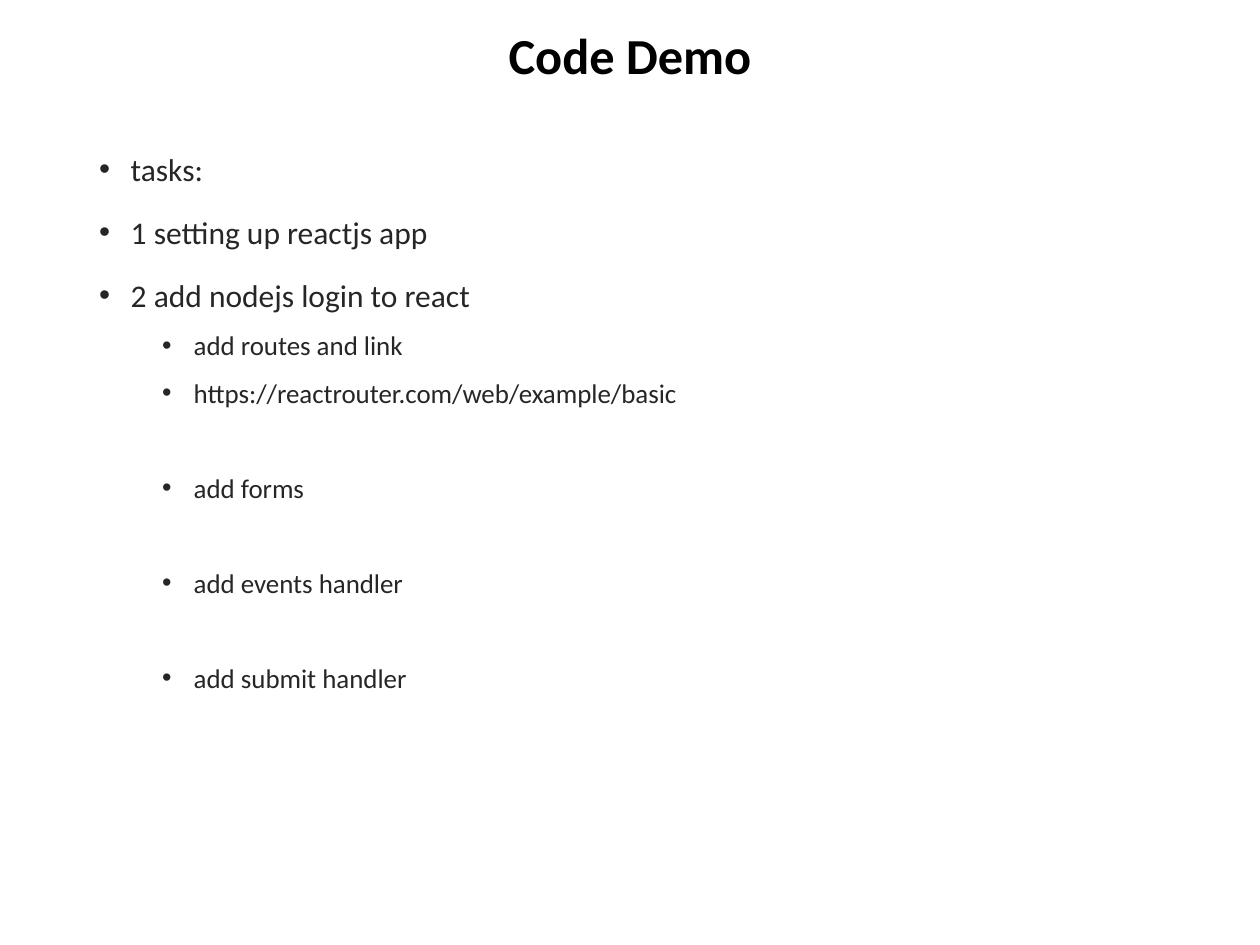
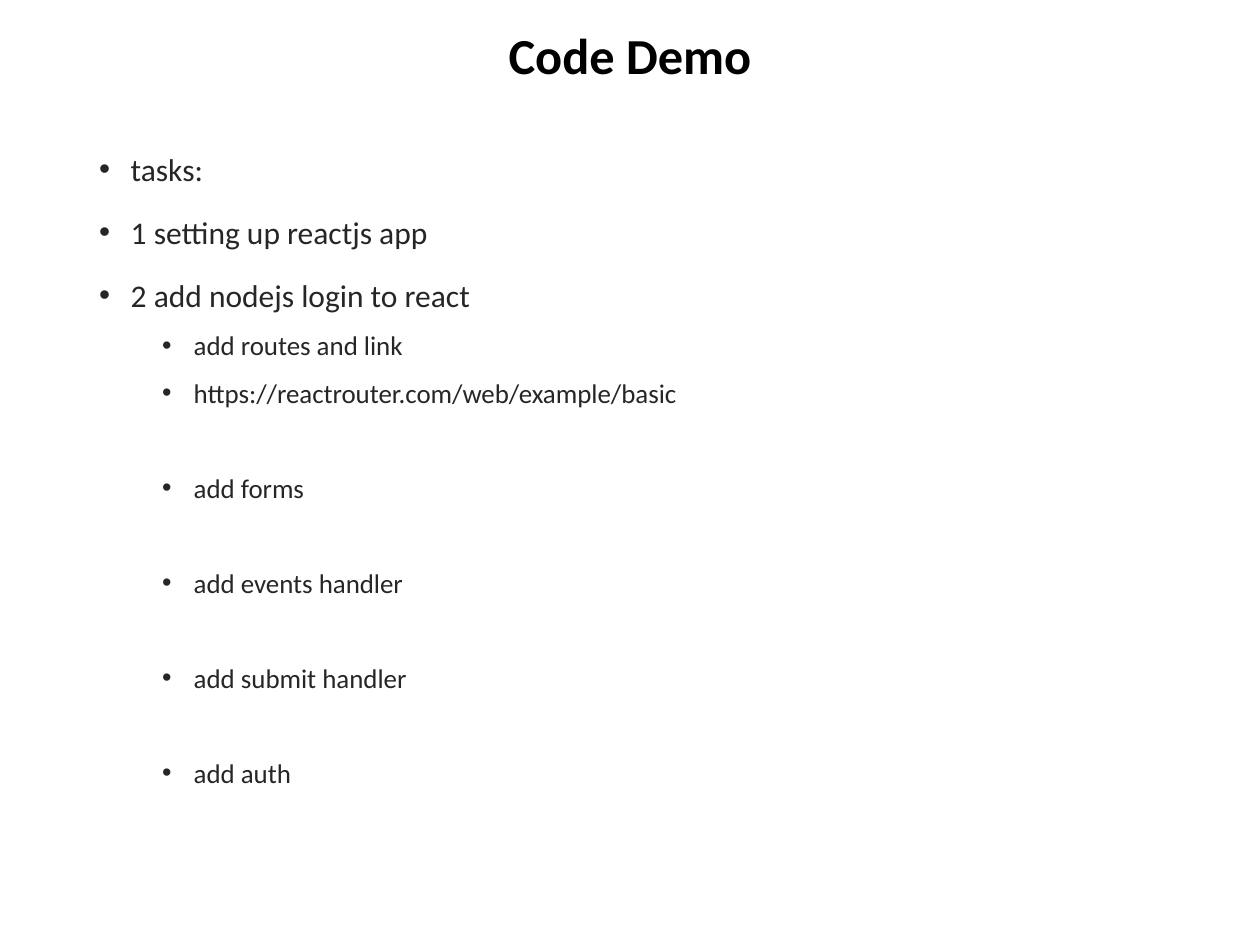
Before and after one commit to chuacw/SGUS-Slides, a slide deck: slide 22 of BCI - Day12 - Reactjs 1 Intro.pptx. Drawn at 1260x945 pixels with LibreOffice and Linux fonts; fonts in the diff are those of the drawing. Boxes give left, top, right and bottom in pixels: in the first picture for what was removed or moved away, otherwise in the second. Text is boxed around its words. In the diff, an @@ line names an element or a change of style, - is before the commit and + after.

```diff
--- a/BCI - Day12 - Reactjs 1 Intro.pptx
+++ b/BCI - Day12 - Reactjs 1 Intro.pptx
@@ text at [194, 764, 291, 783]: paragraph added @@
+  • add auth
```
Also in this commit, not shown: 2 other files.
